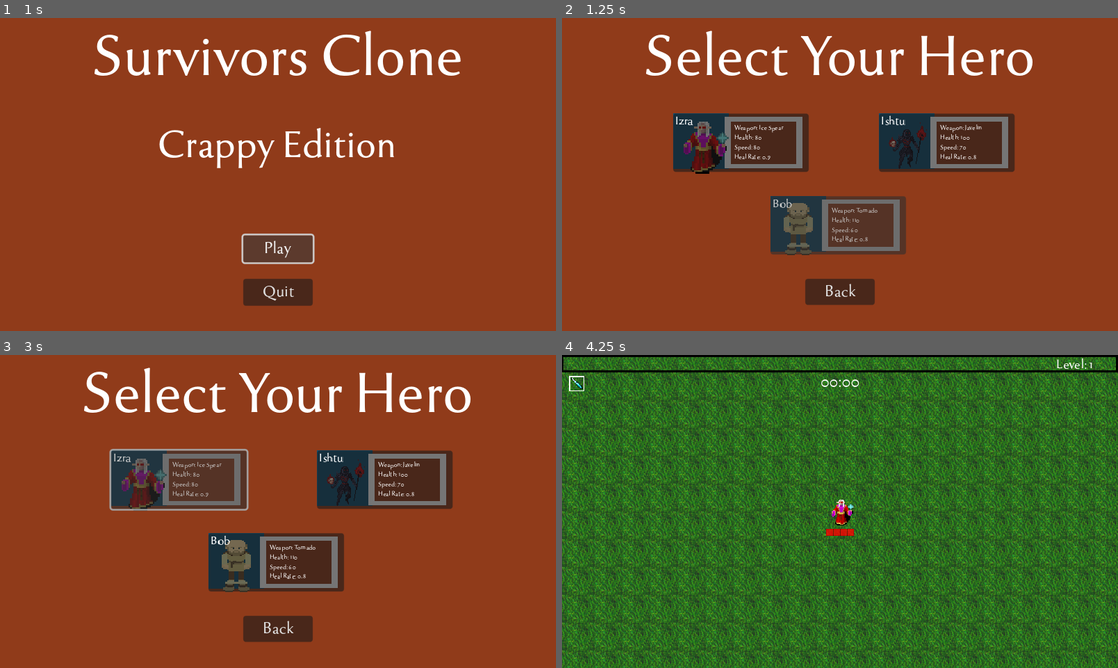
Above: before the commit, frames 1-4 (two rows, left to right).
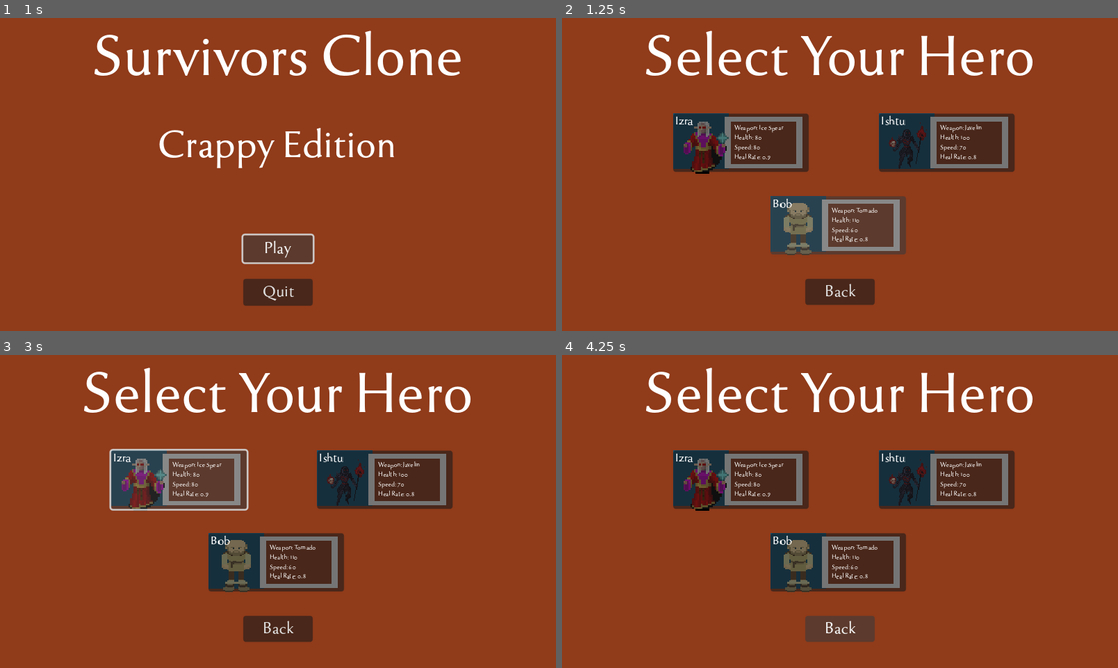
Above: after the commit, the same moments.

Repository: deonblaauw/rfg
Game: Godot game, scene res://Title Screen/menu.tscn
Two runs of this game, one before a commit and one after it. Both use one fixed random seed, a clock stepped at 60 frames per second and the inputs below. Sound files missing from this copy of the repository are replaced by a short silence.
Inputs (mouse positions are in pixels of both pictures, inside the frame that each line leads up to):
- Up to frame 1 (1 s): click "Play" at 0.5 s
- Up to frame 2 (1.25 s): no input
- Up to frame 3 (3 s): click "Back" at 1.25 s; click "Play" at 2 s; click (177, 480) at 2.77 s
- Up to frame 4 (4.25 s): click (840, 630) at 3.5 s, where only the run after the commit has a clickable "Back"

Frame 1 is identical in both runs. In frame 2, 1.1% of the frame differs, in the area x 38-61%, y 57-75%; in frame 3, 1.4%; in frame 4, 100%, in the area x 0-100%, y 0-100%.

Commit message:
Added level / world selection and a new world. Also added 10 minute game time, need to play test

Diff:
--- a/Enemies/EnemySpawnData.gd
+++ b/Enemies/EnemySpawnData.gd
@@ -3,7 +3,7 @@
 
 class_name EnemySpawnData
 
-@export var spawn_data: Array[Dictionary] = [
+@export var default_spawn_5_min_game: Array[Dictionary] = [
 	{
 		"enemy_scene": preload("res://Enemies/enemy_bat.tscn"),
 		"time_start": 0,
@@ -68,3 +68,198 @@
 		"spawn_amount": 1
 	}
 ]
+
+@export var default_perplexity_spawn_10_min_game: Array[Dictionary] = [
+	{
+		"enemy_scene": preload("res://Enemies/enemy_bat.tscn"),
+		"time_start": 0,
+		"time_end": 50,
+		"spawn_delay": 0,
+		"spawn_amount": 2
+	},
+	{
+		"enemy_scene": preload("res://Enemies/enemy_kobold_weak.tscn"),
+		"time_start": 30,
+		"time_end": 210,
+		"spawn_delay": 0,
+		"spawn_amount": 4
+	},
+	{
+		"enemy_scene": preload("res://Enemies/enemy_kobold_strong.tscn"),
+		"time_start": 60,
+		"time_end": 180,
+		"spawn_delay": 1,
+		"spawn_amount": 4
+	},
+	{
+		"enemy_scene": preload("res://Enemies/enemy_cyclops.tscn"),
+		"time_start": 180,
+		"time_end": 210,
+		"spawn_delay": 2,
+		"spawn_amount": 4
+	},
+	{
+		"enemy_scene": preload("res://Enemies/enemy_kobold_strong.tscn"),
+		"time_start": 210,
+		"time_end": 240,
+		"spawn_delay": 0,
+		"spawn_amount": 4
+	},
+	{
+		"enemy_scene": preload("res://Enemies/enemy_cyclops.tscn"),
+		"time_start": 240,
+		"time_end": 270,
+		"spawn_delay": 0,
+		"spawn_amount": 2
+	},
+	{
+		"enemy_scene": preload("res://Enemies/enemy_juggernaut.tscn"),
+		"time_start": 240,
+		"time_end": 240,
+		"spawn_delay": 0,
+		"spawn_amount": 2
+	},
+	{
+		"enemy_scene": preload("res://Enemies/enemy_cyclops.tscn"),
+		"time_start": 270,
+		"time_end": 300,
+		"spawn_delay": 0,
+		"spawn_amount": 10
+	},
+	{
+		"enemy_scene": preload("res://Enemies/enemy_kobold_weak.tscn"),
+		"time_start": 300,
+		"time_end": 360,
+		"spawn_delay": 0,
+		"spawn_amount": 6
+	},
+	{
+		"enemy_scene": preload("res://Enemies/enemy_bat.tscn"),
+		"time_start": 360,
+		"time_end": 420,
+		"spawn_delay": 0,
+		"spawn_amount": 8
+	},
+	{
+		"enemy_scene": preload("res://Enemies/enemy_kobold_strong.tscn"),
+		"time_start": 420,
+		"time_end": 480,
+		"spawn_delay": 1,
+		"spawn_amount": 5
+	},
+	{
+		"enemy_scene": preload("res://Enemies/enemy_juggernaut.tscn"),
+		"time_start": 480,
+		"time_end": 510,
+		"spawn_delay": 2,
+		"spawn_amount": 3
+	},
+	{
+		"enemy_scene": preload("res://Enemies/enemy_cyclops.tscn"),
+		"time_start": 510,
+		"time_end": 540,
+		"spawn_delay": 0,
+		"spawn_amount": 10
+	},
+	{
+		"enemy_scene": preload("res://Enemies/enemy_super.tscn"),
+		"time_start": 600,
+		"time_end": 600,
+		"spawn_delay": 0,
+		"spawn_amount": 1
+	}
+]
+
+@export var default_gpt_spawn_10_min_game: Array[Dictionary] = [
+	{
+		"enemy_scene": preload("res://Enemies/enemy_bat.tscn"),
+		"time_start": 0,
+		"time_end": 60,
+		"spawn_delay": 0,
+		"spawn_amount": 3
+	},
+	{
+		"enemy_scene": preload("res://Enemies/enemy_kobold_weak.tscn"),
+		"time_start": 30,
+		"time_end": 240,
+		"spawn_delay": 1,
+		"spawn_amount": 5
+	},
+	{
+		"enemy_scene": preload("res://Enemies/enemy_kobold_strong.tscn"),
+		"time_start": 90,
+		"time_end": 210,
+		"spawn_delay": 1,
+		"spawn_amount": 4
+	},
+	{
+		"enemy_scene": preload("res://Enemies/enemy_cyclops.tscn"),
+		"time_start": 210,
+		"time_end": 270,
+		"spawn_delay": 2,
+		"spawn_amount": 3
+	},
+	{
+		"enemy_scene": preload("res://Enemies/enemy_kobold_strong.tscn"),
+		"time_start": 240,
+		"time_end": 300,
+		"spawn_delay": 0,
+		"spawn_amount": 4
+	},
+	{
+		"enemy_scene": preload("res://Enemies/enemy_juggernaut.tscn"),
+		"time_start": 300,
+		"time_end": 330,
+		"spawn_delay": 0,
+		"spawn_amount": 2
+	},
+	{
+		"enemy_scene": preload("res://Enemies/enemy_cyclops.tscn"),
+		"time_start": 330,
+		"time_end": 360,
+		"spawn_delay": 0,
+		"spawn_amount": 4
+	},
+	{
+		"enemy_scene": preload("res://Enemies/enemy_kobold_strong.tscn"),
+		"time_start": 360,
+		"time_end": 420,
+		"spawn_delay": 0,
+		"spawn_amount": 6
+	},
+	{
+		"enemy_scene": preload("res://Enemies/enemy_juggernaut.tscn"),
+		"time_start": 420,
+		"time_end": 450,
+		"spawn_delay": 1,
+		"spawn_amount": 3
+	},
+	{
+		"enemy_scene": preload("res://Enemies/enemy_cyclops.tscn"),
+		"time_start": 450,
+		"time_end": 480,
+		"spawn_delay": 0,
+		"spawn_amount": 8
+	},
+	{
+		"enemy_scene": preload("res://Enemies/enemy_juggernaut.tscn"),
+		"time_start": 480,
+		"time_end": 510,
+		"spawn_delay": 0,
+		"spawn_amount": 2
+	},
+	{
+		"enemy_scene": preload("res://Enemies/enemy_cyclops.tscn"),
+		"time_start": 510,
+		"time_end": 540,
+		"spawn_delay": 0,
+		"spawn_amount": 10
+	},
+	{
+		"enemy_scene": preload("res://Enemies/enemy_super.tscn"),
+		"time_start": 600,
+		"time_end": 600,
+		"spawn_delay": 0,
+		"spawn_amount": 1
+	}
+]
--- a/Enemies/EnemySpawnData.tres
+++ b/Enemies/EnemySpawnData.tres
@@ -14,7 +14,7 @@
 "enemy_scene": ExtResource("2_mrokd"),
 "spawn_amount": 2,
 "spawn_delay": 0,
-"time_end": 30,
+"time_end": 50,
 "time_start": 0
 }, {
 "enemy_scene": ExtResource("3_on1ys"),
--- a/Title Screen/char_select_button.gd
+++ b/Title Screen/char_select_button.gd
@@ -16,12 +16,9 @@
 
 func _on_btn_select_mouse_entered():
 	snd_hover.play()
-	modulate = Color(0.8, 0.8, 0.8)
-
 
 func _on_btn_select_mouse_exited():
-	modulate = Color(1.0, 1.0, 1.0)
-
+	pass
 
 func _on_btn_select_pressed():
 	snd_click.play()
--- a/Title Screen/character_selection.gd
+++ b/Title Screen/character_selection.gd
@@ -1,7 +1,7 @@
 extends Control
 
-var level = "res://World/world.tscn"
 var lvl_menu = "res://Title Screen/menu.tscn"
+var lvl_menu_world_selection = "res://Title Screen/world_selection.tscn"
 
 @onready var izra = $Izra
 @onready var ishtu = $Ishtu
@@ -39,4 +39,4 @@
 
 func select_character(char_name):
 	Global.selected_character = char_name
-	get_tree().change_scene_to_file(level)
+	get_tree().change_scene_to_file(lvl_menu_world_selection)
--- /dev/null
+++ b/Title Screen/world_selection.gd
@@ -0,0 +1,37 @@
+extends Control
+@onready var grasslands_tile = $Grasslands
+@onready var acacia_tile = $Acacia
+
+var lvl_menu_char_selection = "res://Title Screen/character_selection.tscn"
+
+var grasslands_scene = "res://World/grasslands_world.tscn"
+var acacia_scene = "res://World/acacia_world.tscn"
+
+func _ready():
+	# Grasslands setup
+	var world_name = "Grasslands"
+	var texture_path = "res://Assets/Textures/dirt_full_new.png"
+	var description = "Grassy lands, bats and monsters. Grab your pearls!"
+	setup_world_tile(grasslands_tile, world_name, description, texture_path)
+
+	# Acacia setup
+	world_name = "Acacia"
+	texture_path = "res://Assets/Textures/World/backgrounds 256x256/256_Dirt Muddy 01.png"
+	description = "Endless monsters. Stone flooring. What's not to love!?"
+	setup_world_tile(acacia_tile, world_name, description, texture_path)
+
+
+func setup_world_tile(world_node, world_name, description, texture_path):
+	world_node.lbl_title.text = world_name.capitalize()
+	world_node.lbl_description.text = description
+	world_node.icon.texture = load(texture_path)
+
+func _on_grasslands_world_select_click_end():
+	get_tree().change_scene_to_file(grasslands_scene)
+
+func _on_btn_back_click_end():
+	get_tree().change_scene_to_file(lvl_menu_char_selection)
+
+
+func _on_acacia_world_select_click_end():
+	get_tree().change_scene_to_file(acacia_scene)
--- /dev/null
+++ b/Title Screen/world_selection.tscn
@@ -0,0 +1,58 @@
+[gd_scene load_steps=5 format=3 uid="uid://dmnajvrbmwot2"]
+
+[ext_resource type="Script" path="res://Title Screen/world_selection.gd" id="1_xx37e"]
+[ext_resource type="FontFile" uid="uid://cg3hcea6mc3e7" path="res://Assets/Font/tenderness.otf" id="2_kmuex"]
+[ext_resource type="PackedScene" uid="uid://bmrp6lfqtslyu" path="res://Utility/basic_button.tscn" id="3_uf6mp"]
+[ext_resource type="PackedScene" uid="uid://0utospo4rkun" path="res://Utility/world_select_button.tscn" id="4_y22jc"]
+
+[node name="World Selection" type="Control"]
+layout_mode = 3
+anchors_preset = 15
+anchor_right = 1.0
+anchor_bottom = 1.0
+grow_horizontal = 2
+grow_vertical = 2
+script = ExtResource("1_xx37e")
+
+[node name="Label" type="Label" parent="."]
+top_level = true
+layout_mode = 0
+offset_right = 640.0
+offset_bottom = 100.0
+theme_override_fonts/font = ExtResource("2_kmuex")
+theme_override_font_sizes/font_size = 72
+text = "Select Your Level"
+horizontal_alignment = 1
+vertical_alignment = 1
+
+[node name="ColorRect" type="ColorRect" parent="."]
+layout_mode = 0
+offset_right = 644.0
+offset_bottom = 362.0
+color = Color(0.564706, 0.231373, 0.101961, 1)
+
+[node name="btn_back" parent="." instance=ExtResource("3_uf6mp")]
+layout_mode = 0
+offset_left = 280.0
+offset_top = 300.0
+offset_right = 360.0
+offset_bottom = 330.0
+text = "Back"
+
+[node name="Grasslands" parent="." instance=ExtResource("4_y22jc")]
+layout_mode = 0
+offset_left = 128.0
+offset_top = 110.0
+offset_right = 187.0
+offset_bottom = 177.0
+
+[node name="Acacia" parent="." instance=ExtResource("4_y22jc")]
+layout_mode = 0
+offset_left = 365.0
+offset_top = 110.0
+offset_right = 424.0
+offset_bottom = 177.0
+
+[connection signal="click_end" from="btn_back" to="." method="_on_btn_back_click_end"]
+[connection signal="world_select_click_end" from="Grasslands" to="." method="_on_grasslands_world_select_click_end"]
+[connection signal="world_select_click_end" from="Acacia" to="." method="_on_acacia_world_select_click_end"]
--- a/Utility/enemy_spawner.gd
+++ b/Utility/enemy_spawner.gd
@@ -1,4 +1,7 @@
 extends Node2D
+
+enum SpawnMode {Default5Min, Default10MinPerplexed, Default10MinGPT}
+@export var active_spawn_mode : SpawnMode
 
 @export var spawn_data_resource: Resource
 
@@ -19,7 +22,21 @@
 	if not spawn_data_resource:
 		return
 
-	var spawn_data = spawn_data_resource.spawn_data
+	var spawn_data = null
+
+	match active_spawn_mode:
+		SpawnMode.Default5Min:
+			spawn_data = spawn_data_resource.default_spawn_5_min_game
+		SpawnMode.Default10MinPerplexed:
+			spawn_data = spawn_data_resource.default_perplexity_spawn_10_min_game
+		SpawnMode.Default10MinGPT:
+			spawn_data = spawn_data_resource.default_gpt_spawn_10_min_game
+		_:
+			print("Something went wrong!")
+
+	if not spawn_data:
+		print("fail")
+		return
 
 	for spawn_info in spawn_data:
 		if time >= spawn_info["time_start"] and time <= spawn_info["time_end"]:
--- /dev/null
+++ b/Utility/world_select_button.gd
@@ -0,0 +1,25 @@
+extends ColorRect
+
+@onready var lbl_description = $lbl_description
+@onready var lbl_title = $lbl_title
+@onready var icon = $Icon
+
+@onready var snd_hover = $snd_hover
+@onready var snd_click = $snd_click
+
+signal world_select_click_end()
+
+func _on_snd_click_finished():
+	world_select_click_end.emit()
+
+
+func _on_btn_select_pressed():
+	snd_click.play()
+
+
+func _on_btn_select_mouse_entered():
+	snd_hover.play()
+
+
+func _on_btn_select_mouse_exited():
+	pass # Replace with function body.
--- /dev/null
+++ b/Utility/world_select_button.tscn
@@ -0,0 +1,66 @@
+[gd_scene load_steps=7 format=3 uid="uid://0utospo4rkun"]
+
+[ext_resource type="Script" path="res://Utility/world_select_button.gd" id="1_bha3q"]
+[ext_resource type="Texture2D" uid="uid://cawut6x8mhlwb" path="res://Assets/Textures/dirt_full_new.png" id="2_64s0b"]
+[ext_resource type="Texture2D" uid="uid://b67jserymk5n6" path="res://Assets/Textures/GUI/EmptyItem.png" id="2_66ad3"]
+[ext_resource type="AudioStream" uid="uid://dkaytnpd3cnk6" path="res://Assets/Audio/GUI/hover.wav" id="4_gyfed"]
+[ext_resource type="AudioStream" uid="uid://cvd6i7mt3utna" path="res://Assets/Audio/GUI/click.wav" id="5_y2sv6"]
+[ext_resource type="FontFile" uid="uid://cg3hcea6mc3e7" path="res://Assets/Font/tenderness.otf" id="6_wuuei"]
+
+[node name="World Select Button" type="ColorRect"]
+offset_right = 59.0
+offset_bottom = 67.0
+color = Color(0.0646466, 0.313287, 0.441678, 1)
+script = ExtResource("1_bha3q")
+
+[node name="Icon" type="TextureRect" parent="."]
+layout_mode = 0
+offset_right = 64.0
+offset_bottom = 67.0
+texture = ExtResource("2_64s0b")
+expand_mode = 1
+
+[node name="InfoPanelBorder" type="TextureRect" parent="."]
+layout_mode = 0
+offset_left = 59.0
+offset_top = 4.0
+offset_right = 149.0
+offset_bottom = 63.0
+texture = ExtResource("2_66ad3")
+
+[node name="btn_select" type="Button" parent="."]
+layout_mode = 0
+offset_right = 156.0
+offset_bottom = 67.0
+
+[node name="snd_hover" type="AudioStreamPlayer" parent="."]
+stream = ExtResource("4_gyfed")
+
+[node name="snd_click" type="AudioStreamPlayer" parent="."]
+stream = ExtResource("5_y2sv6")
+
+[node name="lbl_description" type="Label" parent="."]
+layout_mode = 0
+offset_left = 70.0
+offset_top = 12.0
+offset_right = 137.0
+offset_bottom = 54.0
+theme_override_fonts/font = ExtResource("6_wuuei")
+theme_override_font_sizes/font_size = 8
+text = "Grassy lands, bats and monsters. Grab your pearls!"
+autowrap_mode = 3
+
+[node name="lbl_title" type="Label" parent="."]
+layout_mode = 0
+offset_left = 2.0
+offset_right = 64.0
+offset_bottom = 18.0
+theme_override_fonts/font = ExtResource("6_wuuei")
+theme_override_font_sizes/font_size = 15
+text = "Grasslands"
+vertical_alignment = 1
+
+[connection signal="mouse_entered" from="btn_select" to="." method="_on_btn_select_mouse_entered"]
+[connection signal="mouse_exited" from="btn_select" to="." method="_on_btn_select_mouse_exited"]
+[connection signal="pressed" from="btn_select" to="." method="_on_btn_select_pressed"]
+[connection signal="finished" from="snd_click" to="." method="_on_snd_click_finished"]
--- /dev/null
+++ b/World/acacia_world.tscn
@@ -0,0 +1,35 @@
+[gd_scene load_steps=7 format=3 uid="uid://darclchdctcke"]
+
+[ext_resource type="Texture2D" uid="uid://d2ow18y8e83sh" path="res://Assets/Textures/World/backgrounds 256x256/256_Dirt Muddy 01.png" id="1_il02n"]
+[ext_resource type="PackedScene" uid="uid://cp4b13i13c73d" path="res://Player/player.tscn" id="2_gsn5b"]
+[ext_resource type="PackedScene" uid="uid://bu1aocdsk7bhe" path="res://Utility/enemy_spawner.tscn" id="3_7w1jv"]
+[ext_resource type="Resource" uid="uid://cfq5vla4naxnf" path="res://Enemies/EnemySpawnData.tres" id="4_5p4f8"]
+[ext_resource type="PackedScene" uid="uid://cru0ygvvm2td0" path="res://Objects/experience_gem.tscn" id="5_fjaqi"]
+[ext_resource type="AudioStream" uid="uid://btdgv43q6wh5m" path="res://Assets/Audio/Music/battleThemeA.mp3" id="6_xo0ai"]
+
+[node name="Acacia World" type="Node2D"]
+
+[node name="Background" type="Sprite2D" parent="."]
+texture_filter = 2
+texture_repeat = 2
+texture = ExtResource("1_il02n")
+region_enabled = true
+region_rect = Rect2(2.08165e-12, 2.08165e-12, 8000, 8000)
+region_filter_clip_enabled = true
+
+[node name="Player" parent="." instance=ExtResource("2_gsn5b")]
+
+[node name="EnemySpawner" parent="." instance=ExtResource("3_7w1jv")]
+active_spawn_mode = 2
+spawn_data_resource = ExtResource("4_5p4f8")
+
+[node name="Loot" type="Node2D" parent="." groups=["loot"]]
+
+[node name="ExperienceGem" parent="Loot" instance=ExtResource("5_fjaqi")]
+position = Vector2(423, -79)
+experience = 50
+
+[node name="snd_music" type="AudioStreamPlayer" parent="."]
+stream = ExtResource("6_xo0ai")
+volume_db = -20.0
+autoplay = true
--- /dev/null
+++ b/World/grasslands_world.tscn
@@ -0,0 +1,35 @@
+[gd_scene load_steps=7 format=3 uid="uid://gv3nxhxjj15g"]
+
+[ext_resource type="Texture2D" uid="uid://cawut6x8mhlwb" path="res://Assets/Textures/dirt_full_new.png" id="1_4jk0y"]
+[ext_resource type="PackedScene" uid="uid://cp4b13i13c73d" path="res://Player/player.tscn" id="2_c2m08"]
+[ext_resource type="PackedScene" uid="uid://bu1aocdsk7bhe" path="res://Utility/enemy_spawner.tscn" id="3_53lh8"]
+[ext_resource type="Resource" uid="uid://cfq5vla4naxnf" path="res://Enemies/EnemySpawnData.tres" id="4_eui8k"]
+[ext_resource type="PackedScene" uid="uid://cru0ygvvm2td0" path="res://Objects/experience_gem.tscn" id="5_xoka7"]
+[ext_resource type="AudioStream" uid="uid://btdgv43q6wh5m" path="res://Assets/Audio/Music/battleThemeA.mp3" id="6_fegiy"]
+
+[node name="Grasslands World" type="Node2D"]
+
+[node name="Background" type="Sprite2D" parent="."]
+texture_filter = 2
+texture_repeat = 2
+texture = ExtResource("1_4jk0y")
+region_enabled = true
+region_rect = Rect2(2.08165e-12, 2.08165e-12, 8000, 8000)
+region_filter_clip_enabled = true
+
+[node name="Player" parent="." instance=ExtResource("2_c2m08")]
+
+[node name="EnemySpawner" parent="." instance=ExtResource("3_53lh8")]
+active_spawn_mode = 1
+spawn_data_resource = ExtResource("4_eui8k")
+
+[node name="Loot" type="Node2D" parent="." groups=["loot"]]
+
+[node name="ExperienceGem" parent="Loot" instance=ExtResource("5_xoka7")]
+position = Vector2(423, -79)
+experience = 50
+
+[node name="snd_music" type="AudioStreamPlayer" parent="."]
+stream = ExtResource("6_fegiy")
+volume_db = -20.0
+autoplay = true
--- a/World/world.tscn
+++ /dev/null
@@ -1,34 +0,0 @@
-[gd_scene load_steps=7 format=3 uid="uid://gv3nxhxjj15g"]
-
-[ext_resource type="Texture2D" uid="uid://cawut6x8mhlwb" path="res://Assets/Textures/dirt_full_new.png" id="1_pkoi1"]
-[ext_resource type="PackedScene" uid="uid://cp4b13i13c73d" path="res://Player/player.tscn" id="2_2kvyb"]
-[ext_resource type="PackedScene" uid="uid://bu1aocdsk7bhe" path="res://Utility/enemy_spawner.tscn" id="4_2ftuo"]
-[ext_resource type="Resource" uid="uid://cfq5vla4naxnf" path="res://Enemies/EnemySpawnData.tres" id="4_u8o3e"]
-[ext_resource type="PackedScene" uid="uid://cru0ygvvm2td0" path="res://Objects/experience_gem.tscn" id="6_2drv2"]
-[ext_resource type="AudioStream" uid="uid://btdgv43q6wh5m" path="res://Assets/Audio/Music/battleThemeA.mp3" id="12_504vc"]
-
-[node name="World" type="Node2D"]
-
-[node name="Background" type="Sprite2D" parent="."]
-texture_filter = 2
-texture_repeat = 2
-texture = ExtResource("1_pkoi1")
-region_enabled = true
-region_rect = Rect2(2.08165e-12, 2.08165e-12, 8000, 8000)
-region_filter_clip_enabled = true
-
-[node name="Player" parent="." instance=ExtResource("2_2kvyb")]
-
-[node name="EnemySpawner" parent="." instance=ExtResource("4_2ftuo")]
-spawn_data_resource = ExtResource("4_u8o3e")
-
-[node name="Loot" type="Node2D" parent="." groups=["loot"]]
-
-[node name="ExperienceGem" parent="Loot" instance=ExtResource("6_2drv2")]
-position = Vector2(423, -79)
-experience = 50
-
-[node name="snd_music" type="AudioStreamPlayer" parent="."]
-stream = ExtResource("12_504vc")
-volume_db = -20.0
-autoplay = true
Binary file added: Assets/Textures/World/backgrounds 256x256/256_Brick 01 Mud.png
Not shown, added: Assets/Textures/World/backgrounds 256x256/256_Brick 01 Mud.png.import
Binary file added: Assets/Textures/World/backgrounds 256x256/256_Brick 02.png
Not shown, added: Assets/Textures/World/backgrounds 256x256/256_Brick 02.png.import
Binary file added: Assets/Textures/World/backgrounds 256x256/256_Brick 03.png
Not shown, added: Assets/Textures/World/backgrounds 256x256/256_Brick 03.png.import
Binary file added: Assets/Textures/World/backgrounds 256x256/256_Brick 04.png
Not shown, added: Assets/Textures/World/backgrounds 256x256/256_Brick 04.png.import
Binary file added: Assets/Textures/World/backgrounds 256x256/256_Brick 05.png
Not shown, added: Assets/Textures/World/backgrounds 256x256/256_Brick 05.png.import
Binary file added: Assets/Textures/World/backgrounds 256x256/256_Carpet 01.png
Not shown, added: Assets/Textures/World/backgrounds 256x256/256_Carpet 01.png.import
(and 170 more such lines)
